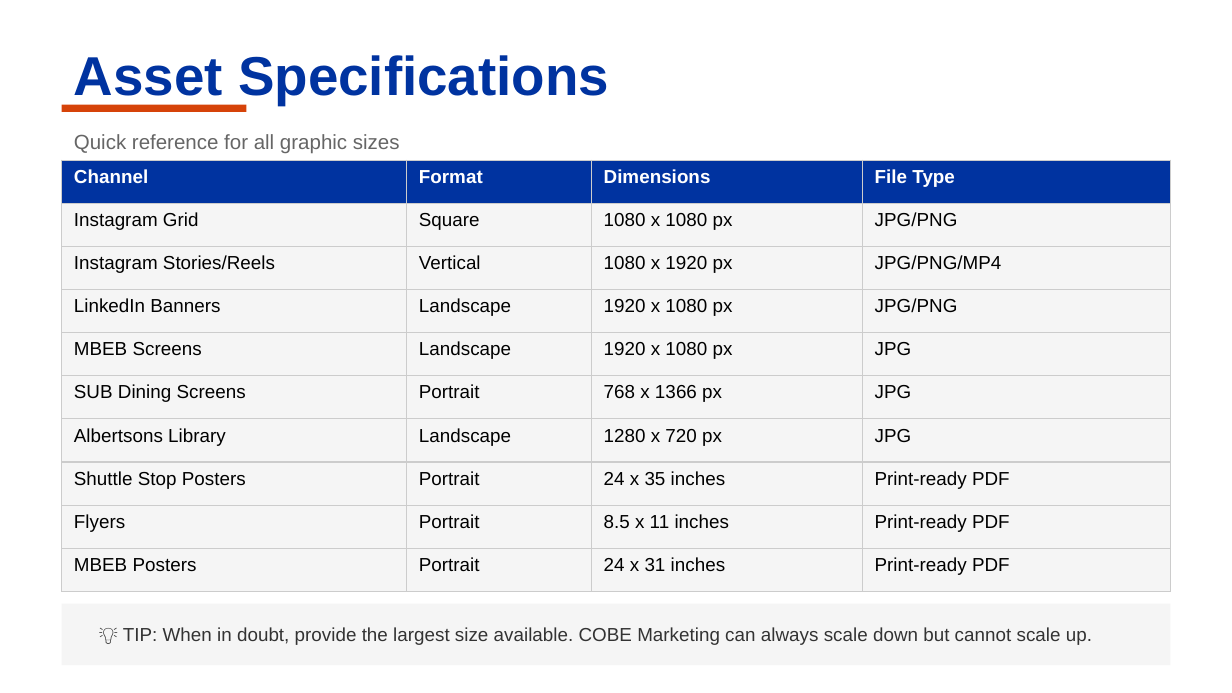
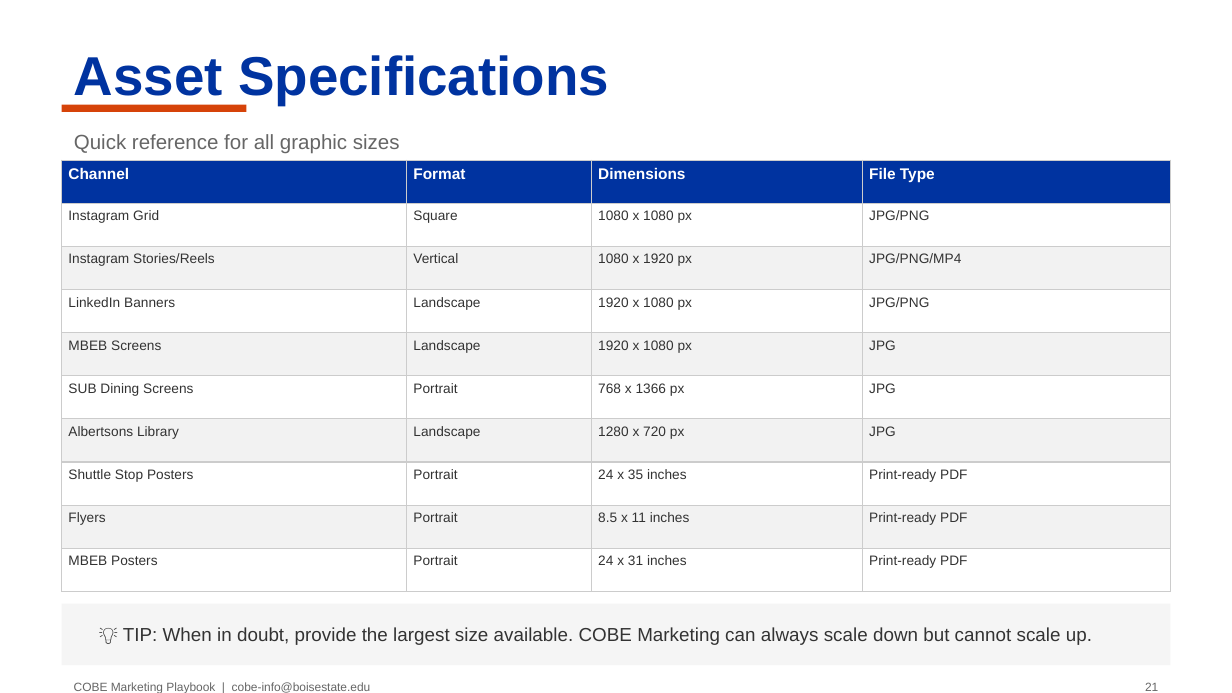
Before and after one commit to BenHowerton/RHM-Marketing-Handbook, a slide deck: slide 21 of COBE Marketing Playbook Updated (2).pptx. Drawn at 1232x693 pixels with LibreOffice and Linux fonts; fonts in the diff are those of the drawing. Boxes give left, top, right and bottom in pixels: in the first picture for what was removed or moved away, otherwise in the second. Text is boxed around its words. In the diff, an @@ line names an element or a change of style, - is before the commit and + after.

```diff
--- a/COBE Marketing Playbook Updated (2).pptx
+++ b/COBE Marketing Playbook Updated (2).pptx
@@ table at <box>62,160,1170,572</box> @@
@@ fill #F5F5F5 to #FFFFFF in 20 cells @@
@@ fill #F5F5F5 to #F2F2F2 in 16 cells @@
@@ size 11 to 9 pt in "Channel", "Format", "Dimensions", "File Type" @@
@@ size 11 to 8 pt, text colour #000000 to #333333 @@
@@ text added at <box>74,682,371,693</box>, 7 pt, text #666666 @@
+COBE Marketing Playbook | cobe-info@boisestate.edu
@@ text added at <box>1145,682,1158,691</box>, 7 pt, text #666666 @@
+21
```
Also in this commit, not shown: 26 other slides changed, 1 other file.
